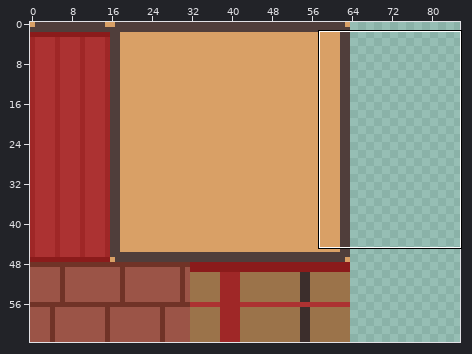
File history of a sprite sheet, Assets/Tilemaps/BathhouseTiles.png. Above, an overview of the earlier version with the close-up marked.
Close-up. Earlier state:
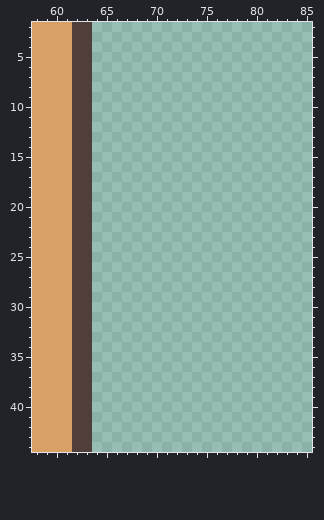
The file is 128x64 pixels. Shown: x 58..85, y 2..44. The wide view leaves out empty margins.
Now the later version:
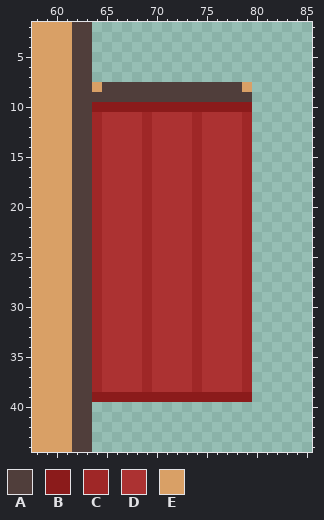
Palette (. is transparent): A #503e3b  B #8b1b1b  C #9f2727  D #ac3232  E #d9a066
The exact change:
{"y":8,"x":64,"old":"................","new":"EAAAAAAAAAAAAAAE"}
{"y":9,"x":64,"old":"................","new":"AAAAAAAAAAAAAAAA"}
{"y":10,"x":64,"old":"................","new":"BBBBBBBBBBBBBBBB"}
{"y":11,"x":64,"old":"................","new":"CDDDDCDDDDCDDDDC"}
{"y":12,"x":64,"old":"................","new":"CDDDDCDDDDCDDDDC"}
{"y":13,"x":64,"old":"................","new":"CDDDDCDDDDCDDDDC"}
{"y":14,"x":64,"old":"................","new":"CDDDDCDDDDCDDDDC"}
{"y":15,"x":64,"old":"................","new":"CDDDDCDDDDCDDDDC"}
{"y":16,"x":64,"old":"................","new":"CDDDDCDDDDCDDDDC"}
{"y":17,"x":64,"old":"................","new":"CDDDDCDDDDCDDDDC"}
{"y":18,"x":64,"old":"................","new":"CDDDDCDDDDCDDDDC"}
{"y":19,"x":64,"old":"................","new":"CDDDDCDDDDCDDDDC"}
{"y":20,"x":64,"old":"................","new":"CDDDDCDDDDCDDDDC"}
{"y":21,"x":64,"old":"................","new":"CDDDDCDDDDCDDDDC"}
{"y":22,"x":64,"old":"................","new":"CDDDDCDDDDCDDDDC"}
{"y":23,"x":64,"old":"................","new":"CDDDDCDDDDCDDDDC"}
{"y":24,"x":64,"old":"................","new":"CDDDDCDDDDCDDDDC"}
{"y":25,"x":64,"old":"................","new":"CDDDDCDDDDCDDDDC"}
{"y":26,"x":64,"old":"................","new":"CDDDDCDDDDCDDDDC"}
{"y":27,"x":64,"old":"................","new":"CDDDDCDDDDCDDDDC"}
{"y":28,"x":64,"old":"................","new":"CDDDDCDDDDCDDDDC"}
{"y":29,"x":64,"old":"................","new":"CDDDDCDDDDCDDDDC"}
{"y":30,"x":64,"old":"................","new":"CDDDDCDDDDCDDDDC"}
{"y":31,"x":64,"old":"................","new":"CDDDDCDDDDCDDDDC"}
{"y":32,"x":64,"old":"................","new":"CDDDDCDDDDCDDDDC"}
{"y":33,"x":64,"old":"................","new":"CDDDDCDDDDCDDDDC"}
{"y":34,"x":64,"old":"................","new":"CDDDDCDDDDCDDDDC"}
{"y":35,"x":64,"old":"................","new":"CDDDDCDDDDCDDDDC"}
{"y":36,"x":64,"old":"................","new":"CDDDDCDDDDCDDDDC"}
{"y":37,"x":64,"old":"................","new":"CDDDDCDDDDCDDDDC"}
{"y":38,"x":64,"old":"................","new":"CDDDDCDDDDCDDDDC"}
{"y":39,"x":64,"old":"................","new":"BBBBBBBBBBBBBBBB"}
